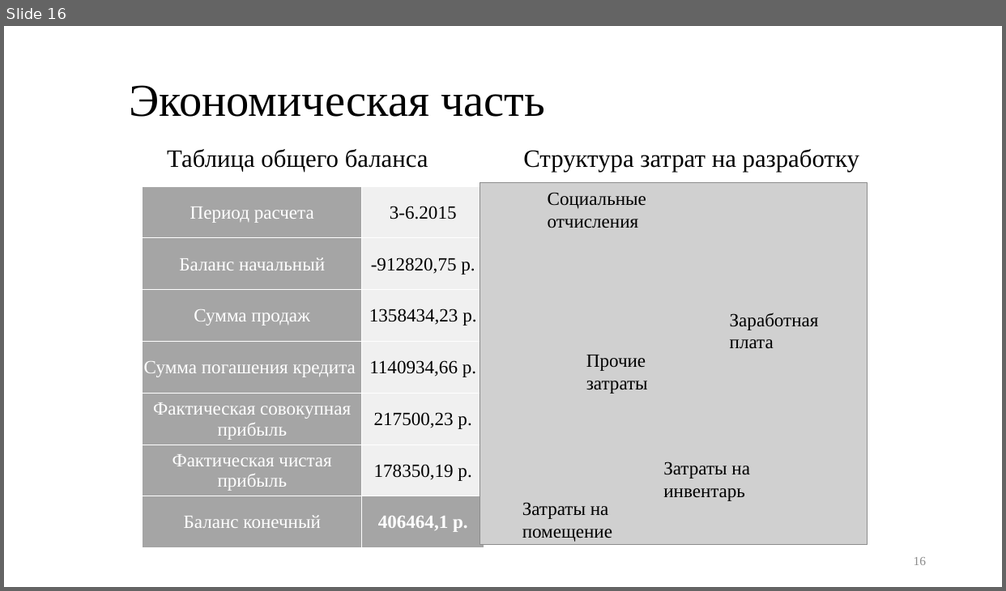
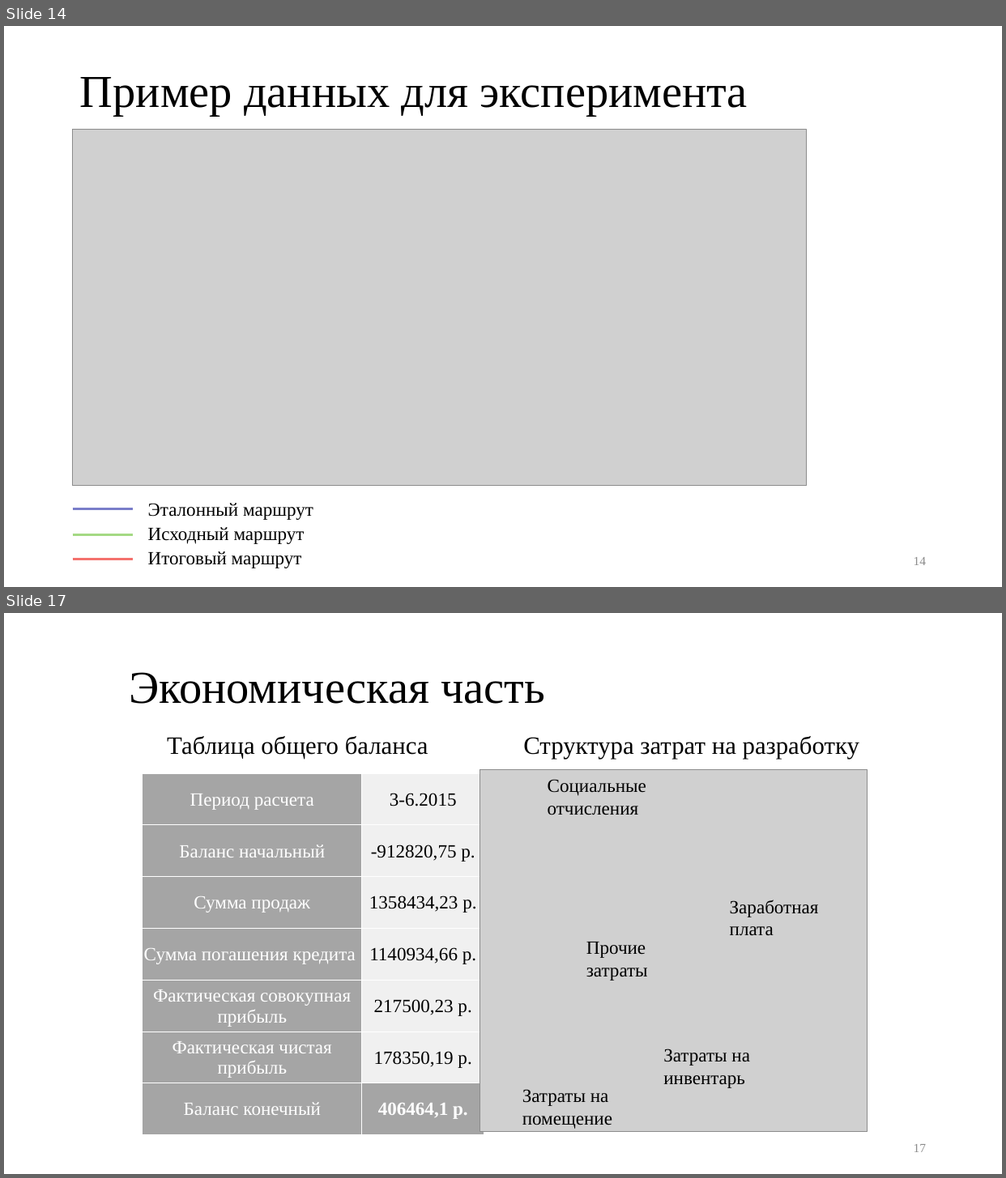
Before and after one commit to kaedvann/TrackFilter, a slide deck: docs/thesis/thesis.pptx. Shown one above the other, each under a label of ours: slide 16 before the commit, slides 14 and 17 after it; the slides between them are not shown. The pictures are 1006x591 and 1006x1178 pixels, drawn with LibreOffice and Linux fonts; fonts in the diff are those of the drawing; grey boxes stand for pictures. Boxes give left, top, right and bottom in pixels: in the first picture for what was removed or moved away, otherwise in the second. Text is boxed around its words. In the diff, an @@ line names an element or a change of style, - is before the commit and + after.

```diff
--- a/docs/thesis/thesis.pptx
+++ b/docs/thesis/thesis.pptx
@@ slide 14 added at (x1=4, y1=26, x2=1002, y2=587), background #FFFFFF @@
@@ title added at (x1=80, y1=77, x2=747, y2=116), 44 pt, text #000000 @@
+Пример данных для эксперимента
@@ picture added at (x1=73, y1=130, x2=808, y2=485) @@
@@ line added from (73, 510) to (133, 510), #797DC9 2.25 pt @@
@@ text added at (x1=148, y1=503, x2=313, y2=520), 18 pt, text #000000 @@
+Эталонный маршрут
@@ line added from (73, 535) to (133, 535), #A4D984 2.25 pt @@
@@ text added at (x1=148, y1=527, x2=305, y2=544), 18 pt, text #000000 @@
+Исходный маршрут
@@ line added from (73, 559) to (133, 559), #F4716D 2.25 pt @@
@@ text added at (x1=148, y1=552, x2=302, y2=569), 18 pt, text #000000 @@
+Итоговый маршрут
@@ page number added at (x1=914, y1=557, x2=926, y2=565), 12 pt, text #8C8C8C @@
+14
@@ what was slide 16 is now slide 17 @@
@@ page number at (x1=914, y1=1144, x2=926, y2=1152): text changed @@
-16
+17
```
Also in this commit, not shown: 3 slides changed, 2 other slides added, 2 slides removed, 15 other files.
